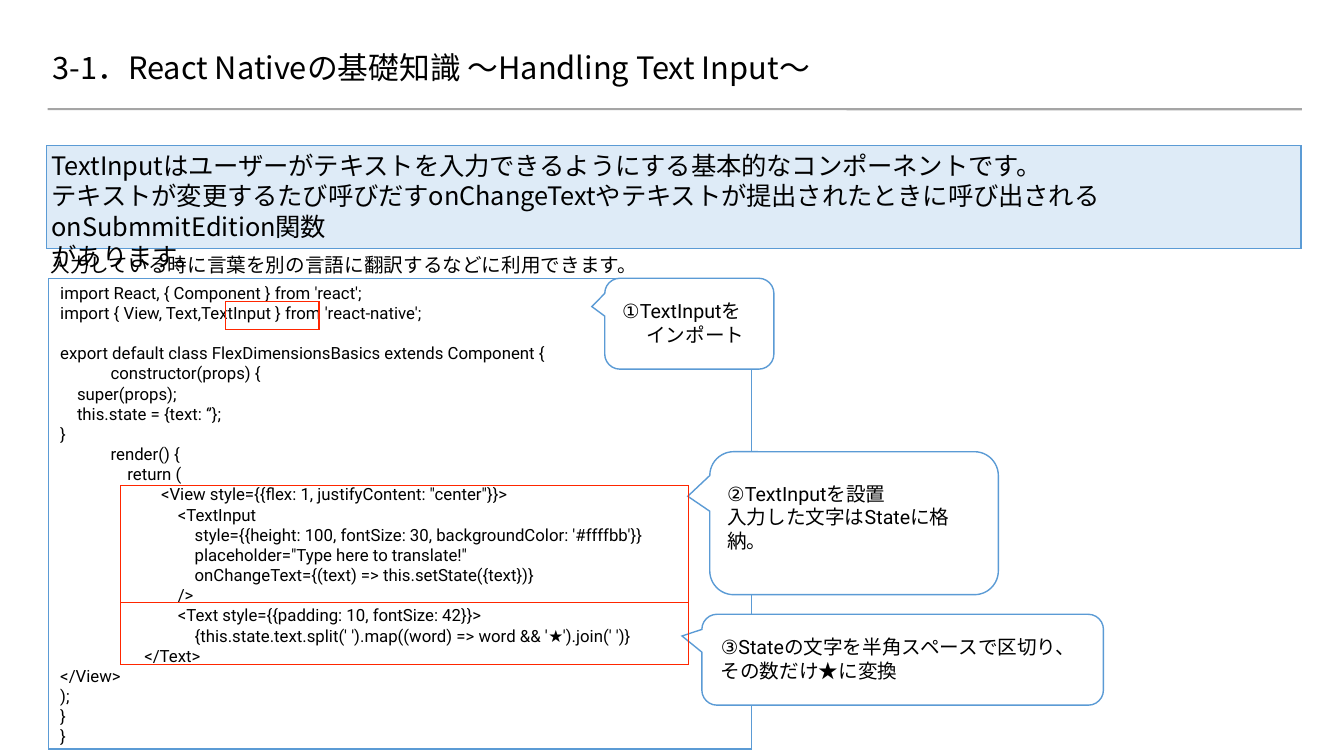
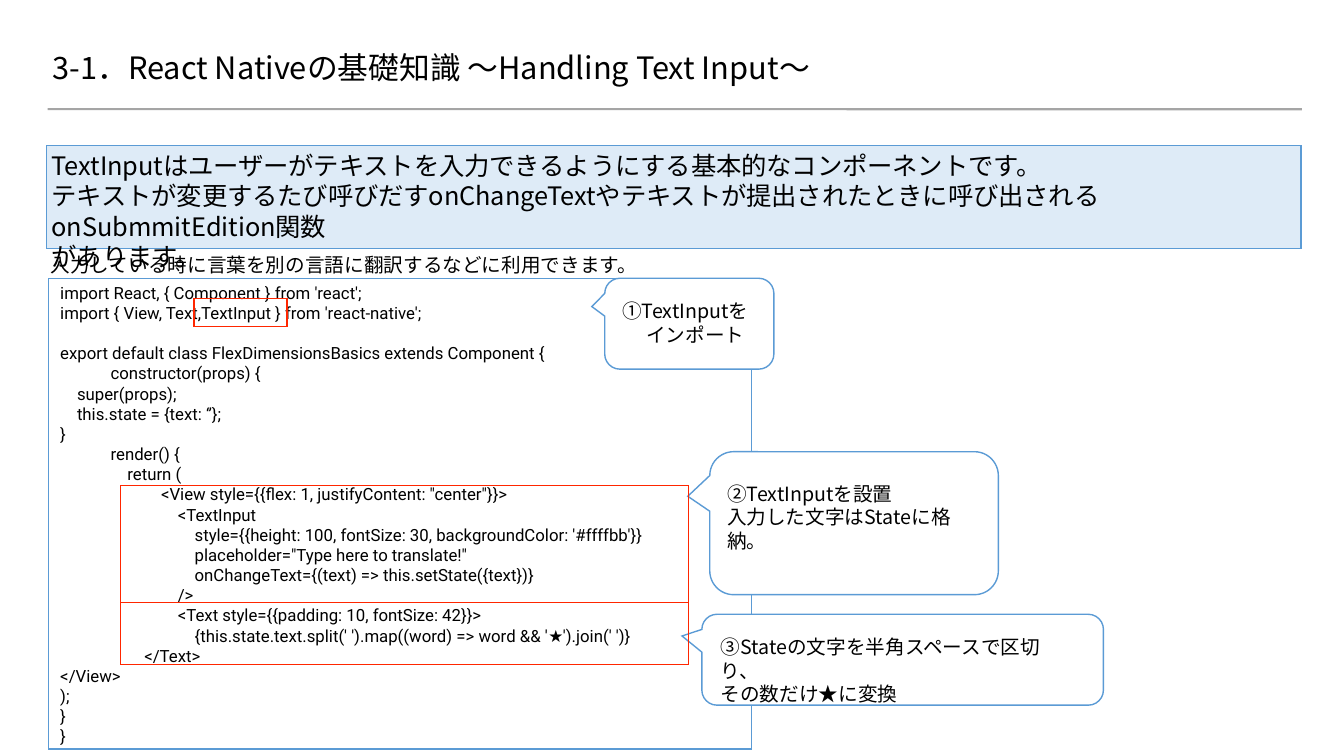
Before and after one commit to 2018SYSTEMI34/diary, a slide deck: slide 8 of doc/02_SlideShare/01.ネタ/３_ReactNative基礎知識/react-native.pptx. Drawn at 1344x756 pixels with LibreOffice and Linux fonts; fonts in the diff are those of the drawing; background and template pictures are left out. Boxes give left, top, right and bottom in pixels: in the first picture for what was removed or moved away, otherwise in the second. Text is boxed around its words. In the diff, an @@ line names an element or a change of style, - is before the commit and + after.

Commit message:
reactnative基礎知識＿最終修正20190329
reactnative基礎知識＿最終修正20190329

```diff
--- a/doc/02_SlideShare/01.ネタ/３_ReactNative基礎知識/react-native.pptx
+++ b/doc/02_SlideShare/01.ネタ/３_ReactNative基礎知識/react-native.pptx
@@ rectangle: place and size @@
-rectangle at bbox=[226, 301, 319, 330]
+rectangle at bbox=[194, 298, 286, 327]
@@ font Roboto to Noto Sans CJK JP in 3 elements at bbox=[622, 301, 748, 343], bbox=[727, 484, 951, 550], bbox=[721, 662, 898, 707] @@
```
Also in this commit, not shown: 10 other slides changed, 1 slide added, 1 other file.
